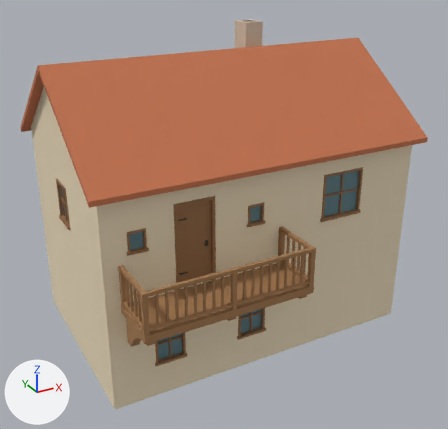
Renders of the Blender file output/casa_de_ribera/Casa-de-ribera.blend from each side of a commit.
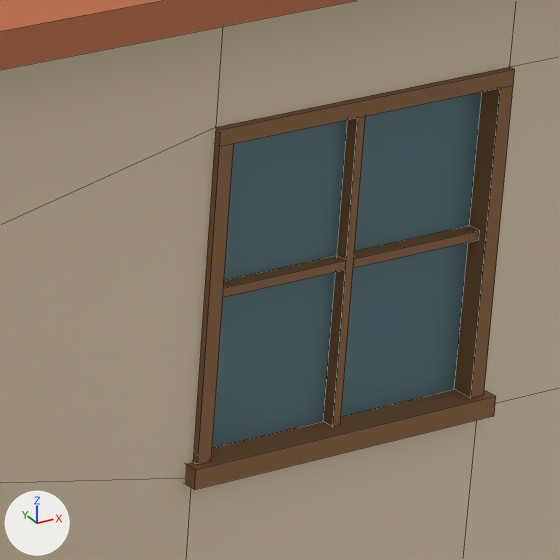
The first picture shows the older version from a 50 mm lens placed at (-7.46, -13.85, 9.88), pointed at (-0.23, -0.72, 3.32). The close-ups show the older and then the newer version on the part from 66% to 82% of the width and 37% to 54% of the height of that picture. Only the edits that show in the close-ups are written down. Lighting does not change. The marker at lower left points along +X, +Y and +Z. The close-ups show mesh edges as thin lines.

Names of what the first close-up shows: 'Cristal · ribera alta', 'Faldón del balcón', 'Marco · ribera alta', 'Muro · Balcón'.
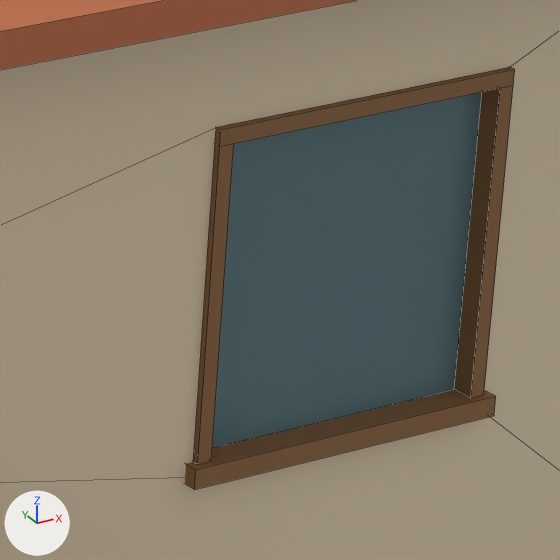
Where the change shows, as pixel boxes (x1, y1, x2, y2) in the close-ups (560 x 560 px):
part 1 of me_marco___ribera_alta, deleted (brown): before (324, 116, 366, 426)
part 2 of me_marco___ribera_alta, deleted (brown): before (223, 256, 346, 297)
part 3 of me_marco___ribera_alta, deleted (brown): before (353, 226, 479, 268)

The change, as a diff of the scene's bpy script:
```diff
--- a/output/casa_de_ribera/Casa-de-ribera.blend.py
+++ b/output/casa_de_ribera/Casa-de-ribera.blend.py
@@ me_marco___ribera_alta @@
 # used by ob_marco___ribera_alta; location = (2.01, -2.7, 3.56)
-me_marco___ribera_alta.from_pydata(...)  # 56 vertices, 42 faces; spans x -0.618..0.618, y -0.052..0.095, z -0.016..1.2
+me_marco___ribera_alta.from_pydata(...)  # 32 vertices, 24 faces; spans x -0.618..0.618, y -0.052..0.095, z -0.016..1.2
+# me_marco___ribera_alta part 1: the loose piece of 8 vertices spanning x -0.016..0.016, y 0.01..0.058, z 0.055..1.145 is deleted
+# me_marco___ribera_alta part 2: the loose piece of 8 vertices spanning x -0.535..-0.016, y 0.01..0.058, z 0.608..0.64 is deleted
+# me_marco___ribera_alta part 3: the loose piece of 8 vertices spanning x 0.016..0.535, y 0.01..0.058, z 0.608..0.64 is deleted
 me_marco___ribera_alta.materials.append(mat_vanos___roble)
```
